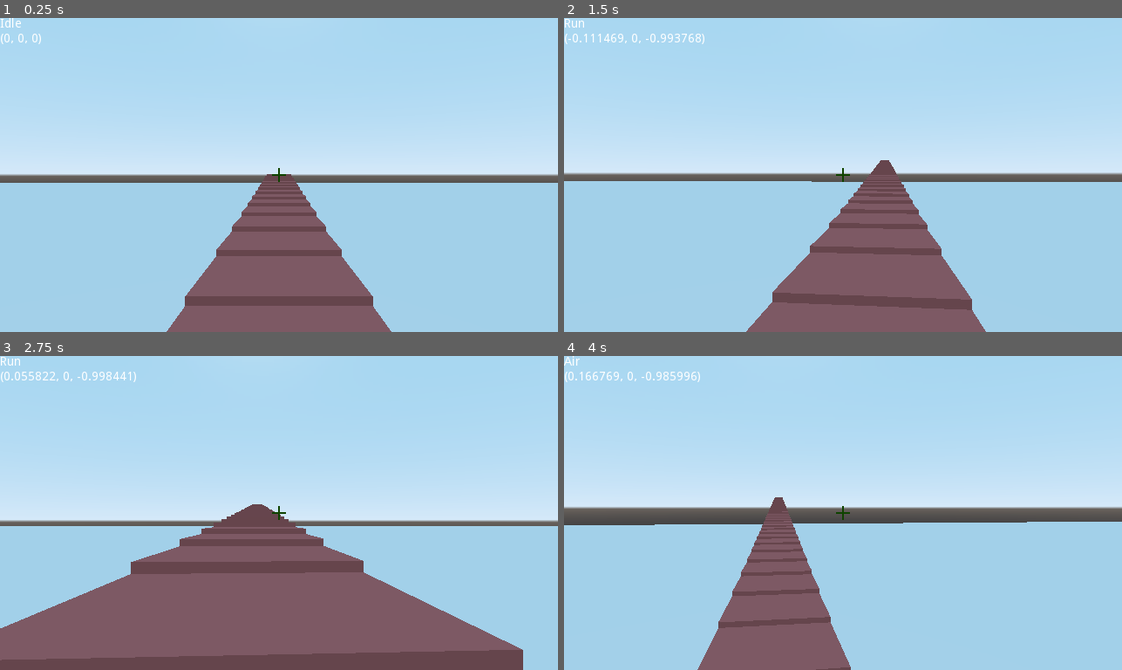
Above: before the commit, frames 1-4 (two rows, left to right).
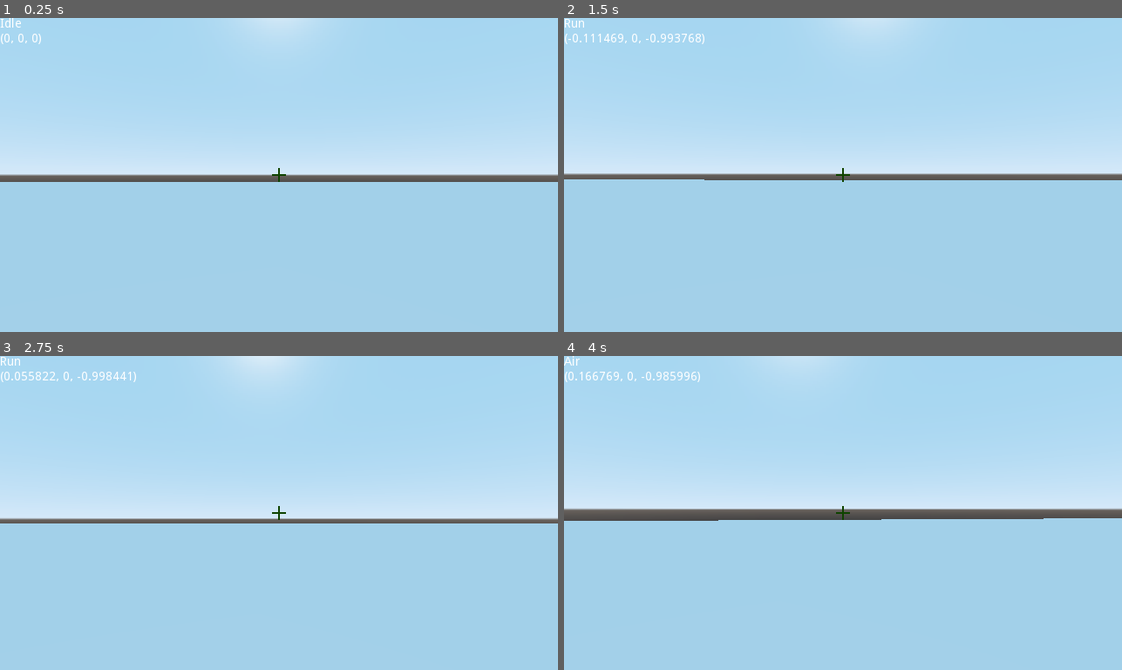
Above: after the commit, the same moments.

Repository: vitalya-dev/ProjectX
Game: Godot game, scene res://Level/Level.tscn
Two runs of this game, one before a commit and one after it. Both use one fixed random seed, a clock stepped at 60 frames per second and the inputs below. Before the commit the project starts from res://Level.tscn.
Inputs (mouse positions are in pixels of both pictures, inside the frame that each line leads up to):
- Up to frame 1 (0.25 s): no input
- Up to frame 2 (1.5 s): tap Enter at 0.5 s; move the mouse to (870, 175) at 0.52 s; hold C (crouch) 0.53-1.28 s; hold W (move_forward) from 0.53 s (still down); tap Space (jump) at 0.77 s; move the mouse to (815, 175) at 1.27 s; tap C (crouch) at 1.35 s
- Up to frame 3 (2.75 s): keep holding W (move_forward); tap Space (jump) at 1.52 s; move the mouse to (290, 506) at 2.02 s; hold C (crouch) from 2.03 s (still down)
- Up to frame 4 (4 s): keep holding W (move_forward); move the mouse to (837, 519) at 2.77 s; release C (crouch) at 2.78 s; tap C (crouch) at 2.85 s; tap Space (jump) at 3.02, 3.77 s; move the mouse to (887, 516) at 3.52 s; hold C (crouch) from 3.53 s (still down)

The runs differ from the first frame. In frame 1, 12% of the frame differs, in the area x 0-100%, y 0-100%; in frame 2, 13%; in frame 3, 30%; in frame 4, 9.8%.

Commit message:
Working On Stairs.

Diff:
--- a/Level.gd
+++ /dev/null
@@ -1,28 +0,0 @@
-extends Spatial
-
-
-# Declare member variables here. Examples:
-# var a = 2
-# var b = "text"
-
-
-# Called when the node enters the scene tree for the first time.
-func _ready():
-	var initial_block = preload("res://Block.tscn").instance()
-	initial_block.transform = $Player.transform
-	initial_block.translate(Vector3(0, -1.75, -1))
-	add_child(initial_block)
-	for i in range(500):
-		var block = preload("res://Block.tscn").instance()
-		block.transform = initial_block.transform
-		block.translate(Vector3(0, 0.1, -2))
-		add_child(block)
-		initial_block = block
-		yield(get_tree(), "idle_frame")
-
-
-
-
-# Called every frame. 'delta' is the elapsed time since the previous frame.
-#func _process(delta):
-#	pass
--- /dev/null
+++ b/Level/Level.gd
@@ -0,0 +1,18 @@
+extends Spatial
+
+
+# Declare member variables here. Examples:
+# var a = 2
+# var b = "text"
+
+
+# Called when the node enters the scene tree for the first time.
+func _ready():
+	pass
+
+
+
+# Called every frame. 'delta' is the elapsed time since the previous frame.
+func _process(delta):
+	if Input.is_action_just_pressed("ui_cancel"):
+		get_tree().quit()
--- a/Level.tscn
+++ b/Level/Level.tscn
@@ -1,7 +1,7 @@
 [gd_scene load_steps=5 format=2]
 
-[ext_resource path="res://Player.tscn" type="PackedScene" id=1]
-[ext_resource path="res://Level.gd" type="Script" id=2]
+[ext_resource path="res://Player/Player.tscn" type="PackedScene" id=1]
+[ext_resource path="res://Level/Level.gd" type="Script" id=2]
 
 [sub_resource type="CubeMesh" id=1]
 
@@ -11,7 +11,7 @@
 script = ExtResource( 2 )
 
 [node name="Player" parent="." instance=ExtResource( 1 )]
-transform = Transform( 1, 0, 0, 0, 1, 0, 0, 0, 1, -0.100456, -0.00144291, 7.83982 )
+transform = Transform( 1, 0, 0, 0, 1, 0, 0, 0, 1, -0.100456, -0.000328481, 7.83982 )
 
 [node name="Floor" type="StaticBody" parent="."]
 transform = Transform( 124.535, 0, 0, 0, 1, 0, 0, 0, 78.5238, 0, -2, 0 )
--- a/Player.tscn
+++ b/Player/Player.tscn
@@ -1,8 +1,8 @@
 [gd_scene load_steps=12 format=2]
 
 [ext_resource path="res://State Machine/StateMachine.gd" type="Script" id=1]
-[ext_resource path="res://Crosshair.png" type="Texture" id=2]
-[ext_resource path="res://Player.gd" type="Script" id=3]
+[ext_resource path="res://Assets/Crosshair.png" type="Texture" id=2]
+[ext_resource path="res://Player/Player.gd" type="Script" id=3]
 [ext_resource path="res://State Machine/PlayerIdle.gd" type="Script" id=4]
 [ext_resource path="res://State Machine/PlayerAir.gd" type="Script" id=5]
 [ext_resource path="res://State Machine/PlayerRun.gd" type="Script" id=6]
@@ -51,30 +51,6 @@
 "transitions": PoolRealArray( 1, 1 ),
 "update": 0,
 "values": [ Vector3( 0.5, 0.5, 0.63 ), Vector3( 0.5, 0.5054, 0.37185 ) ]
-}
-tracks/3/type = "value"
-tracks/3/path = NodePath("StepRayLower:translation")
-tracks/3/interp = 1
-tracks/3/loop_wrap = true
-tracks/3/imported = false
-tracks/3/enabled = true
-tracks/3/keys = {
-"times": PoolRealArray( 0, 0.1 ),
-"transitions": PoolRealArray( 1, 1 ),
-"update": 0,
-"values": [ Vector3( 0, -0.840473, 0 ), Vector3( 0, -0.521934, 0 ) ]
-}
-tracks/4/type = "value"
-tracks/4/path = NodePath("StepRayUpper:translation")
-tracks/4/interp = 1
-tracks/4/loop_wrap = true
-tracks/4/imported = false
-tracks/4/enabled = true
-tracks/4/keys = {
-"times": PoolRealArray( 0, 0.1 ),
-"transitions": PoolRealArray( 1, 1 ),
-"update": 0,
-"values": [ Vector3( 0, -0.682424, 0 ), Vector3( 0, -0.363884, 0 ) ]
 }
 
 [sub_resource type="Animation" id=4]
@@ -138,30 +114,6 @@
 "transitions": PoolRealArray( 1 ),
 "update": 0,
 "values": [ Vector3( 0.5, 0.5, 0.63 ) ]
-}
-tracks/5/type = "value"
-tracks/5/path = NodePath("StepRayLower:translation")
-tracks/5/interp = 1
-tracks/5/loop_wrap = true
-tracks/5/imported = false
-tracks/5/enabled = true
-tracks/5/keys = {
-"times": PoolRealArray( 0 ),
-"transitions": PoolRealArray( 1 ),
-"update": 0,
-"values": [ Vector3( 0, -0.840473, 0 ) ]
-}
-tracks/6/type = "value"
-tracks/6/path = NodePath("StepRayUpper:translation")
-tracks/6/interp = 1
-tracks/6/loop_wrap = true
-tracks/6/imported = false
-tracks/6/enabled = true
-tracks/6/keys = {
-"times": PoolRealArray( 0 ),
-"transitions": PoolRealArray( 1 ),
-"update": 0,
-"values": [ Vector3( 0, -0.682424, 0 ) ]
 }
 
 [node name="Player" type="KinematicBody"]
--- a/default_env.tres
+++ b/default_env.tres
@@ -5,3 +5,4 @@
 [resource]
 background_mode = 2
 background_sky = SubResource( 1 )
+background_sky_custom_fov = 59.4
--- a/load_level.gd
+++ /dev/null
@@ -1,78 +0,0 @@
-tool
-extends EditorScript
-
-enum MAP_OBJECT {
-	NONE,
-	WALL,
-	DOOR,
-	HDOOR,
-	VDOOR,
-	STAIR
-}
-
-var wall = Color8(255, 0, 0)
-var door = Color8(128, 0, 0)
-var stair = Color8(192, 192, 192)
-# Declare member variables here. Examples:
-# var a = 2
-# var b = "text"
-
-func _run():
-	load_level()
-
-func load_level():
-	var map_parsed = _parse_map(preload("res://Map.png").get_data())
-	for o in map_parsed:
-		match o.type:
-			MAP_OBJECT.WALL:
-				var wall = preload("res://Wall.tscn").instance()
-				get_scene().add_child(wall)
-				wall.set_owner(get_scene())
-				wall.translation = Vector3(o.x * 2, 0, o.y * 2)
-
-
-func _parse_map(map):
-	var map_parsed = []
-	###########################################
-	map.lock()
-	for y in map.get_height():
-		for x in map.get_width():
-			match map.get_pixel(x, y):
-				wall:
-					map_parsed.append({type = MAP_OBJECT.WALL, x = x, y = y})
-				door:
-					if _is_horizontal_4_same(map, y, x):
-						map_parsed.append({type = MAP_OBJECT.HDOOR, x = x, y = y})
-					elif _is_vertical_4_same(map, y, x):
-						map_parsed.append({type = MAP_OBJECT.VDOOR, x = x, y = y})
-				stair:
-					if _is_7x6_rect_same(map, y, x):
-						map_parsed.append({type = MAP_OBJECT.STAIR, x = x, y = y})
-				_:
-					pass
-	map.unlock()
-	###########################################
-	return map_parsed
-
-func _is_horizontal_4_same(map, y, x):
-	for i in range(4):
-		if map.get_pixel(x, y) != map.get_pixel(x+i, y):
-			return false
-	return true
-
-func _is_vertical_4_same(map, y, x):
-	for j in range(4):
-		if map.get_pixel(x, y) != map.get_pixel(x, y+j):
-			return false
-	return true
-
-func _is_7x6_rect_same(map, y, x):
-	for i in range(6):
-		for j in range(7):
-			if map.get_pixel(x, y) != map.get_pixel(x+j, y+i):
-				return false
-	return true
-
-# Called every frame. 'delta' is the elapsed time since the previous frame.
-#func _process(delta):
-#	pass
--- a/project.godot
+++ b/project.godot
@@ -17,7 +17,7 @@
 "base": "KinematicBody",
 "class": "Player",
 "language": "GDScript",
-"path": "res://Player.gd"
+"path": "res://Player/Player.gd"
 }, {
 "base": "State",
 "class": "PlayerState",
@@ -45,7 +45,7 @@
 [application]
 
 config/name="ProjectX"
-run/main_scene="res://Level.tscn"
+run/main_scene="res://Level/Level.tscn"
 config/icon="res://icon.png"
 
 [debug]
Renamed: Crosshair.png -> Assets/Crosshair.png
Not shown, changed: Assets/Crosshair.png.import
Renamed: Block.tscn -> Level/Block.tscn
Renamed: Player.gd -> Player/Player.gd
